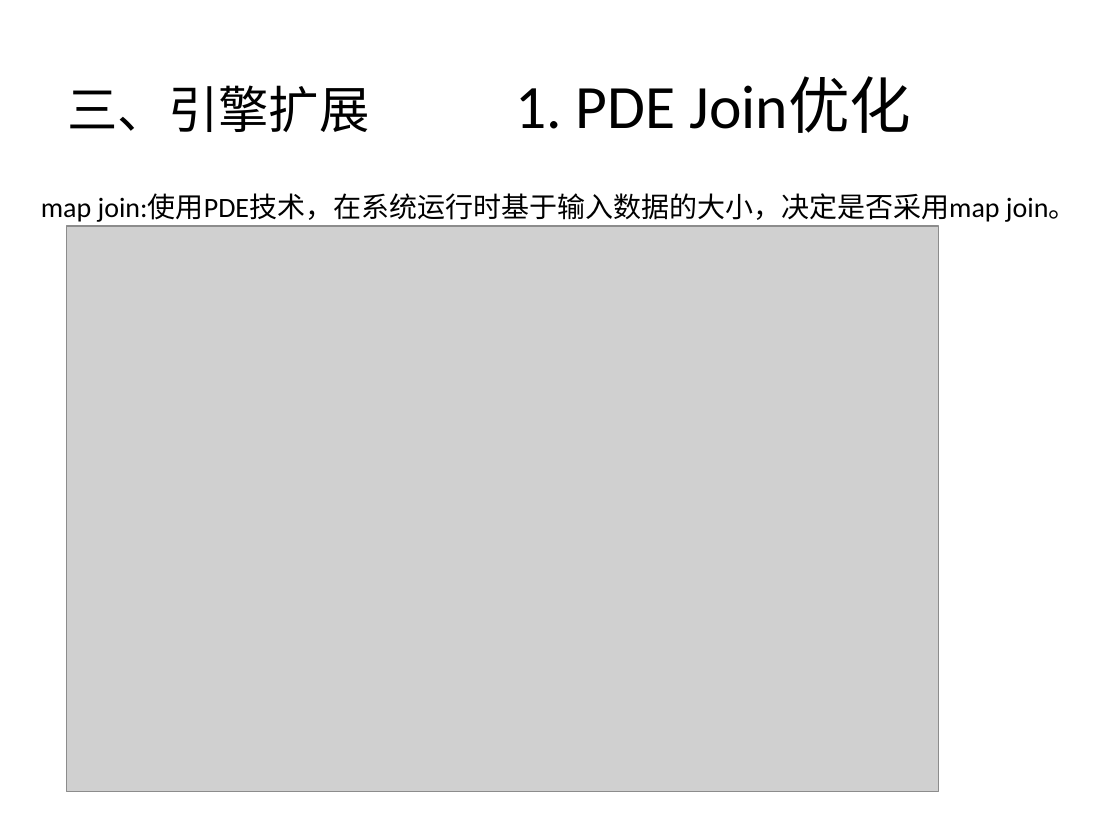
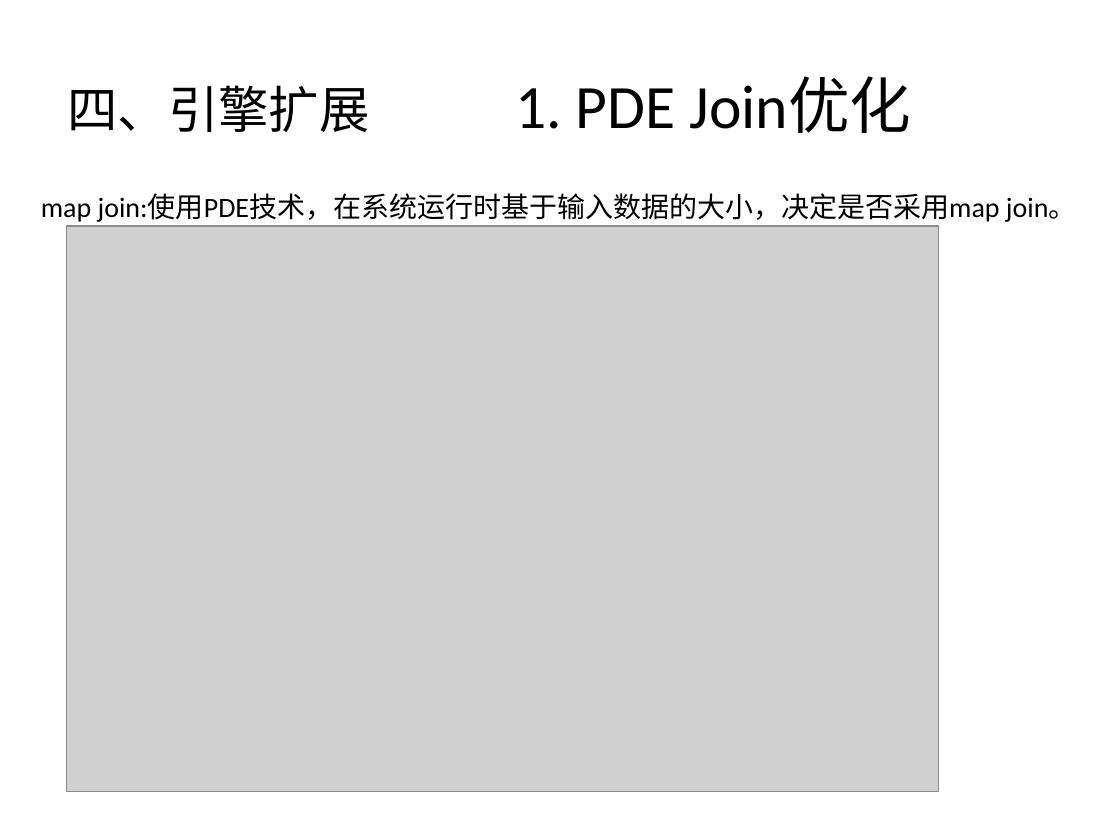
Before and after one commit to wuxingdexian/seminar, a slide deck: slide 35 of Shark SQL and Rich Analytics at Scale.pptx (slide 31 before the commit). Drawn at 1120x840 pixels with LibreOffice and Linux fonts; fonts in the diff are those of the drawing; grey boxes stand for pictures. Boxes give left, top, right and bottom in pixels: in the first picture for what was removed or moved away, otherwise in the second. Text is boxed around its words. In the diff, an @@ line names an element or a change of style, - is before the commit and + after.

```diff
--- a/Shark SQL and Rich Analytics at Scale.pptx
+++ b/Shark SQL and Rich Analytics at Scale.pptx
@@ title at (x1=67, y1=77, x2=911, y2=133): text changed @@
-三、引擎扩展 1. PDE Join优化
+四、引擎扩展 1. PDE Join优化
```
Also in this commit, not shown: 18 other slides changed, 8 slides added.
